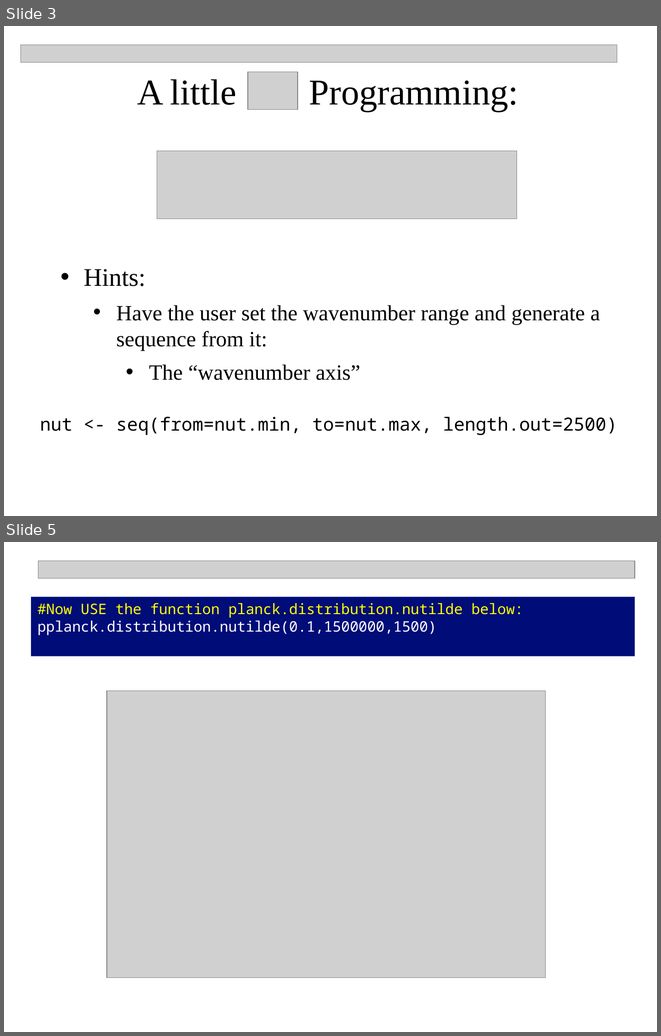
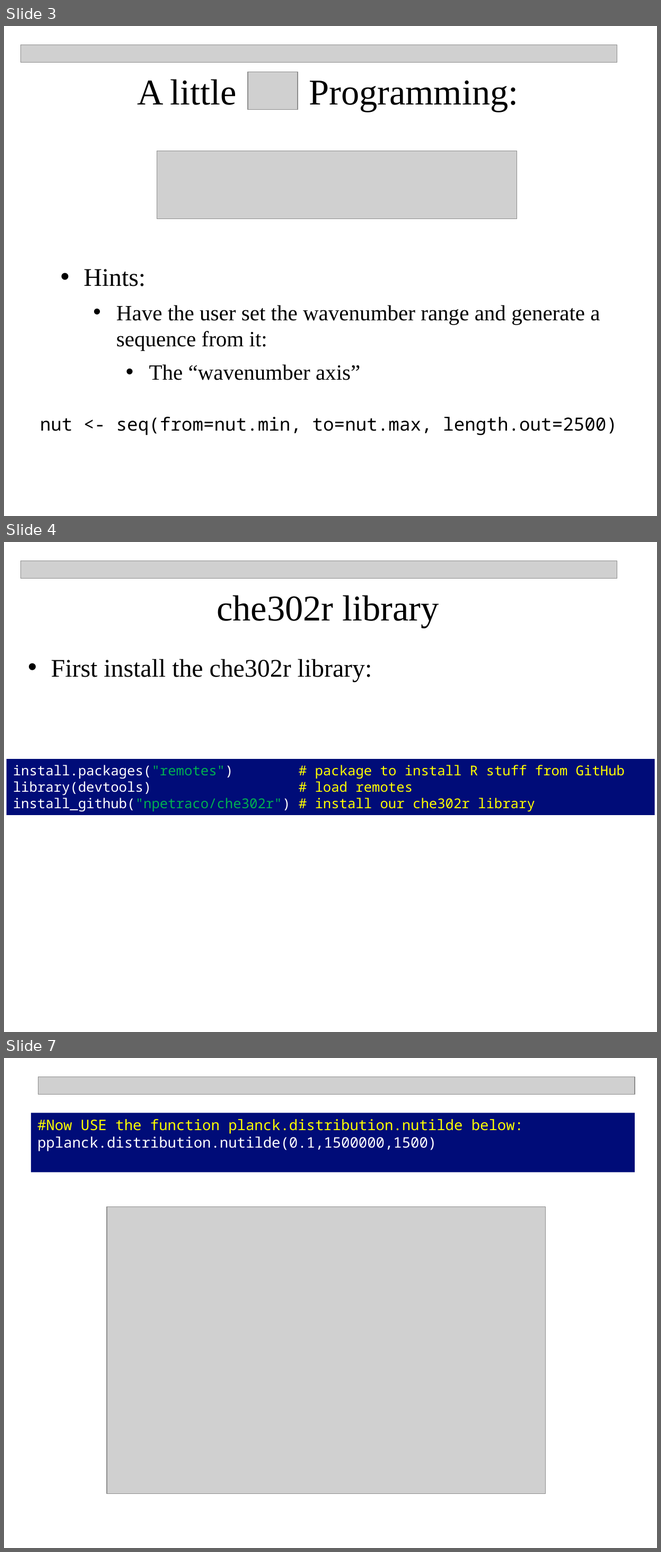
Before and after one commit to npetraco/CHE302, a slide deck: Laboratories/Lab1/A_Little_R_Programming.pptx. Shown one above the other, each under a label of ours: slides 3 and 5 before the commit, slides 3, 4 and 7 after it; the slides between them are not shown. The pictures are 661x1036 and 661x1552 pixels, drawn with LibreOffice and Linux fonts; fonts in the diff are those of the drawing; grey boxes stand for pictures. Boxes give left, top, right and bottom in pixels: in the first picture for what was removed or moved away, otherwise in the second. Text is boxed around its words. In the diff, an @@ line names an element or a change of style, - is before the commit and + after.

```diff
--- a/Laboratories/Lab1/A_Little_R_Programming.pptx
+++ b/Laboratories/Lab1/A_Little_R_Programming.pptx
@@ slide 4 added at (4, 542, 657, 1032), background #FFFFFF @@
@@ picture added at (20, 561, 617, 579) @@
@@ text added at (217, 595, 439, 627), 40 pt, text #000000 @@
+che302r library
@@ text added at (51, 659, 372, 682), 28 pt, text #000000 @@
+• First install the che302r library:
@@ rectangle added at (7, 759, 655, 815), fill #000C78, 15 pt, text #FFFF00 @@
+install.packages("remotes") # package to install R stuff from GitHub
+library(devtools) # load remotes
+install_github("npetraco/che302r") # install our che302r library
@@ what was slide 5 is now slide 7 @@
```
Also in this commit, not shown: 1 slide changed, 1 other slide added, 2 other files.
